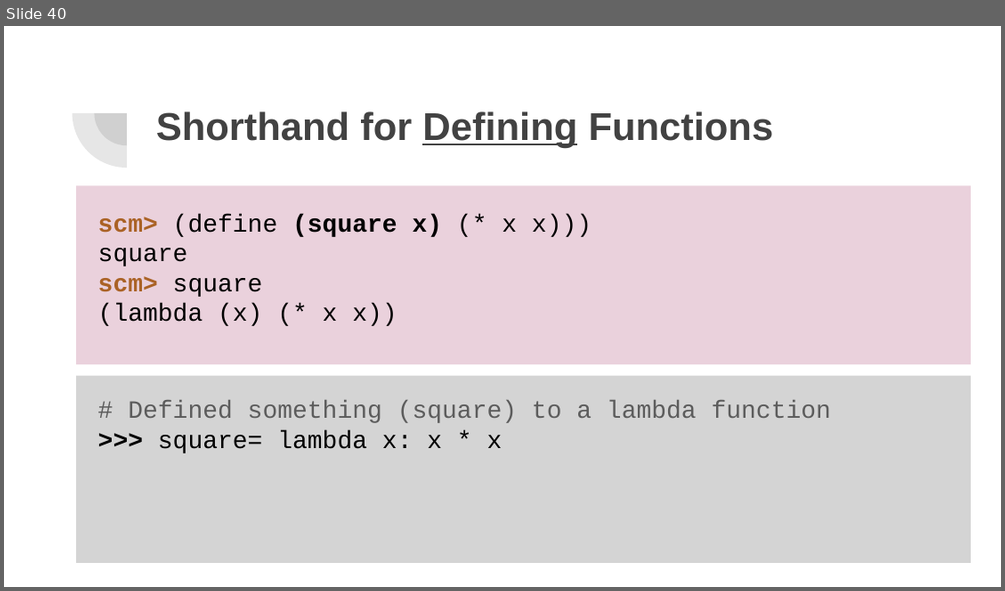
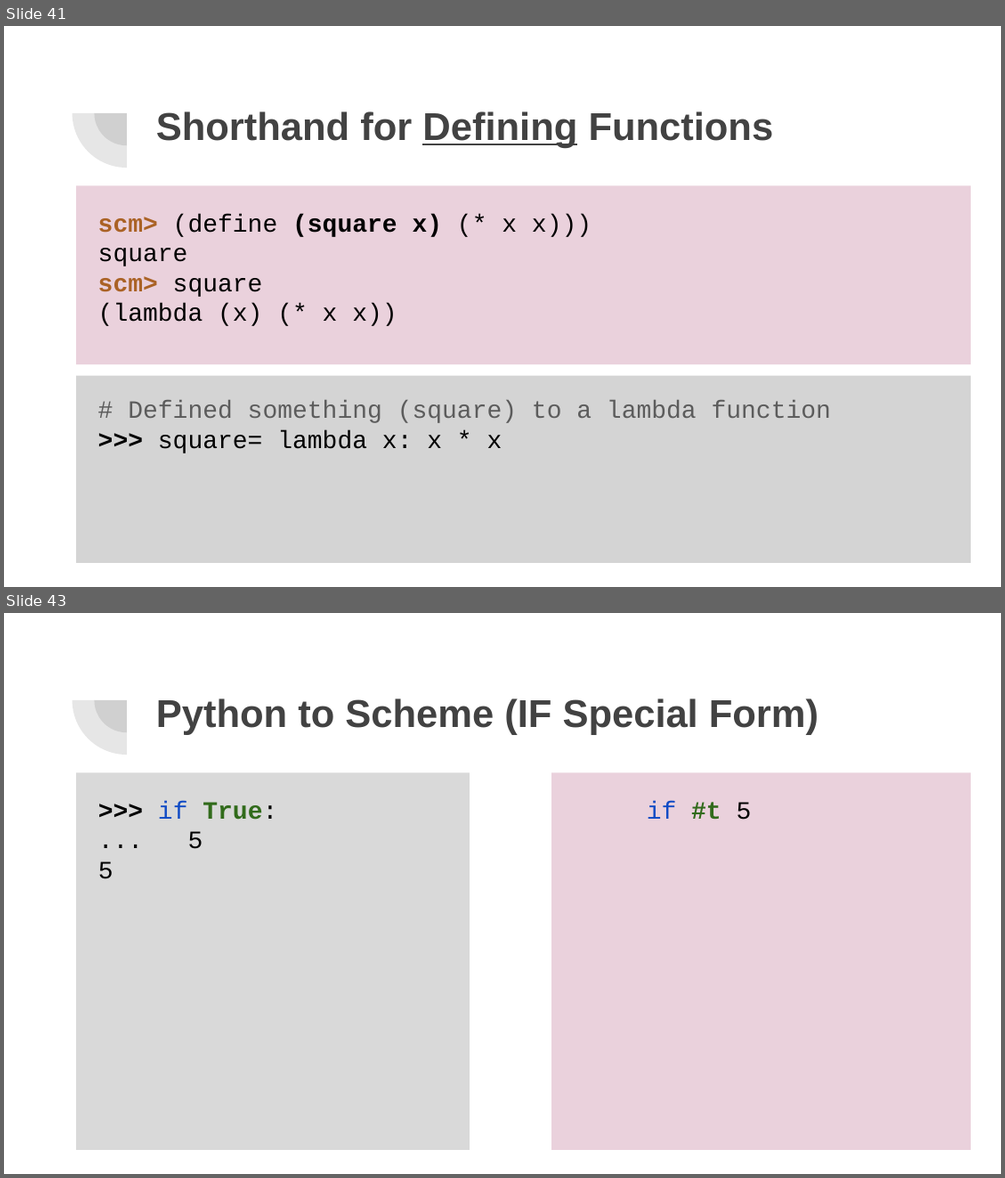
Before and after one commit to cameronmalloy/cameron-malloy, a slide deck: public/pdfs/lab6slides.pptx. Shown one above the other, each under a label of ours: slide 40 before the commit, slides 41 and 43 after it; the slides between them are not shown. The pictures are 1005x591 and 1005x1178 pixels, drawn with LibreOffice and Linux fonts; fonts in the diff are those of the drawing. Boxes give left, top, right and bottom in pixels: in the first picture for what was removed or moved away, otherwise in the second. Text is boxed around its words. In the diff, an @@ line names an element or a change of style, - is before the commit and + after.

```diff
--- a/public/pdfs/lab6slides.pptx
+++ b/public/pdfs/lab6slides.pptx
@@ slide 43 added at [4, 613, 1001, 1174], background #FFFFFF; not listed: 2 template elements that a slide beside it also shows @@
@@ title added at [156, 698, 818, 735], 28 pt, text #424242, bold @@
+Python to Scheme (IF Special Form)
@@ rectangle added at [77, 772, 469, 1150], fill #D9D9D9 @@
@@ rectangle added at [551, 772, 970, 1150], fill #EAD1DC @@
@@ text added at [98, 801, 277, 879], 18 pt, text #000000 @@
+>>> if True:
+... 5
+5
@@ text added at [647, 801, 752, 819], 18 pt, text #EAD1DC, bold @@
+scm> if #t 5
@@ what was slide 40 is now slide 41 @@
```
Also in this commit, not shown: 1 slide changed, 16 other slides added, 1 slide removed, 1 other file.
